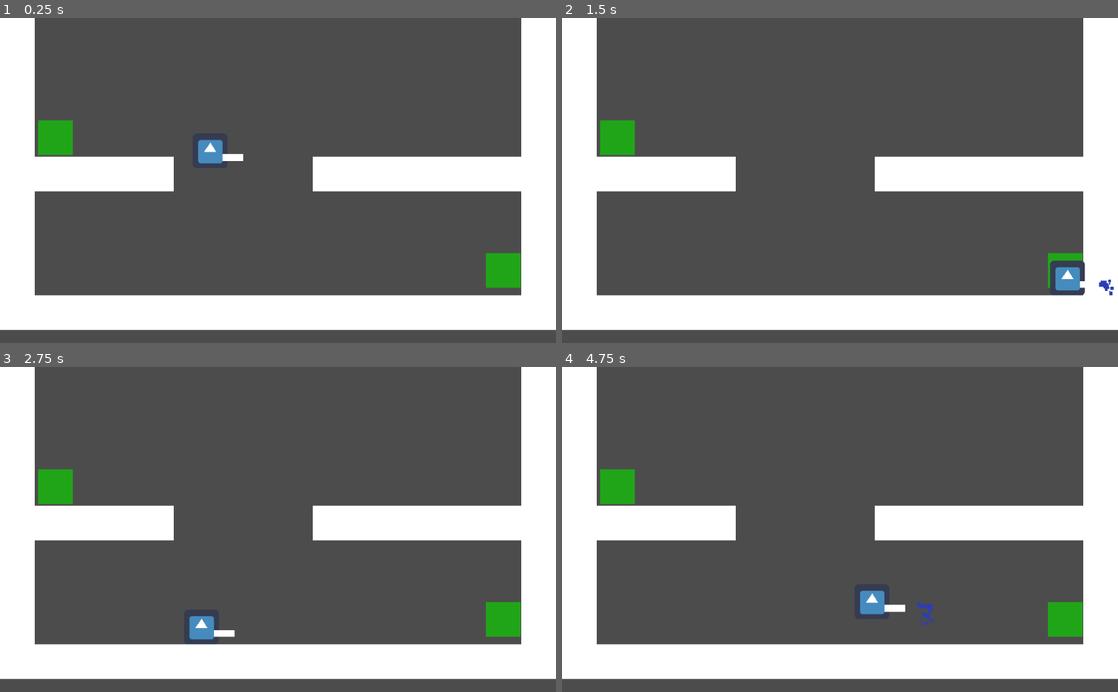
Above: before the commit, frames 1-4 (two rows, left to right).
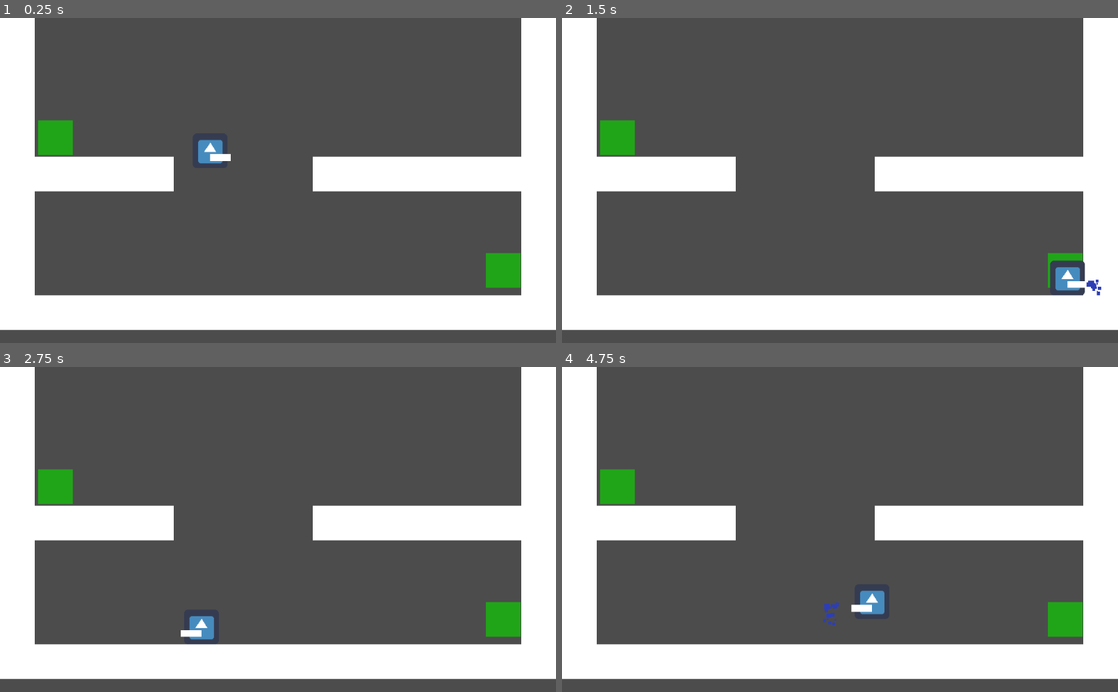
Above: after the commit, the same moments.

Repository: dualtagh/ludum_dare_46
Game: Godot game, scene res://src/Levels/LevelTest.tscn
Two runs of this game, one before a commit and one after it. Both use one fixed random seed, a clock stepped at 60 frames per second and the inputs below. The project has no main scene, so this scene is started directly. The engine's default icon, where the game draws it, is replaced by a stand-in: a white triangle on a blue panel in a dark square.
Inputs:
- Up to frame 1 (0.25 s): no input
- Up to frame 2 (1.5 s): hold D (move_right) from 0.53 s (still down); tap Space (shoot) at 0.6, 1.35 s; tap W (jump) at 0.77 s
- Up to frame 3 (2.75 s): tap W (jump) at 1.52 s; release D (move_right) at 2.03 s; hold A (move_left) from 2.03 s (still down); tap Space (shoot) at 2.1 s
- Up to frame 4 (4.75 s): release A (move_left) at 2.78 s; hold D (move_right) 2.78-4.28 s; tap Space (shoot) at 2.85, 3.6, 4.35 s; tap W (jump) at 3.02, 3.77, 4.52 s; hold A (move_left) from 4.28 s (still down)

The runs differ from the first frame. In frame 1, 0.1% of the frame differs, in the area x 37-44%, y 41-45%; in frame 2, 0.2%; in frame 3, 0.2%; in frame 4, 0.4%, in the area x 47-67%, y 72-80%.

Commit message:
Flipping water gun, fixed collision with plants

Diff:
--- a/House Plant Hero/src/Player.gd
+++ b/House Plant Hero/src/Player.gd
@@ -12,6 +12,26 @@
 	var direction: = get_direction()
 	_velocity = calculate_move_velocity(_velocity, direction, speed, is_jump_interrupted)
 	_velocity = move_and_slide(_velocity, FLOOR_NORMAL)
+
+	if _velocity.length() > 0:
+		#$AnimatedSprite.play()
+		pass
+	else:
+		#$AnimatedSprite.stop()
+		pass
+
+	if _velocity.x != 0:
+		#$AnimatedSprite.animation = "right"
+		#$AnimatedSprite.flip_v = false
+		#$AnimatedSprite.flip_h = velocity.x < 0
+
+		# Pretty hacky
+		if _velocity.x < 0:
+			if $WaterGun.scale.x > 0:
+				$WaterGun.scale *= Vector2(-1,1)
+		else:
+			if $WaterGun.scale.x < 0:
+				$WaterGun.scale *= Vector2(-1,1)
 
 func get_direction() -> Vector2:
 	return Vector2(
--- a/House Plant Hero/src/Player.tscn
+++ b/House Plant Hero/src/Player.tscn
@@ -10,9 +10,6 @@
 [node name="Player" type="KinematicBody2D"]
 collision_mask = 8
 script = ExtResource( 2 )
-__meta__ = {
-"_edit_group_": true
-}
 speed = Vector2( 800, 1400 )
 
 [node name="Sprite" type="Sprite" parent="."]
@@ -24,4 +21,4 @@
 shape = SubResource( 1 )
 
 [node name="WaterGun" parent="." instance=ExtResource( 3 )]
-position = Vector2( 23, -20 )
+position = Vector2( 0, -20 )
--- a/House Plant Hero/src/WaterGun.gd
+++ b/House Plant Hero/src/WaterGun.gd
@@ -28,8 +28,14 @@
 	for area in overlapping_areas:
 		if area.is_in_group("plants"):
 			(area as Plant).water()
+
 	set_physics_process(false)
 
 func squirt() -> void:
 	_change_state(STATES.SQUIRTING)
 	$Particles2D.restart()
+	$SquirtTimer.start()
+
+
+func _on_SquirtTimer_timeout() -> void:
+	_change_state(STATES.IDLE)
--- a/House Plant Hero/src/WaterGun.tscn
+++ b/House Plant Hero/src/WaterGun.tscn
@@ -35,5 +35,10 @@
 [node name="CollisionShape2D" type="CollisionShape2D" parent="."]
 position = Vector2( 65, 6 )
 shape = SubResource( 2 )
+
+[node name="SquirtTimer" type="Timer" parent="."]
+wait_time = 0.5
+one_shot = true
 [connection signal="area_entered" from="." to="." method="_on_WaterGun_area_entered"]
 [connection signal="area_exited" from="." to="." method="_on_WaterGun_area_exited"]
+[connection signal="timeout" from="SquirtTimer" to="." method="_on_SquirtTimer_timeout"]
